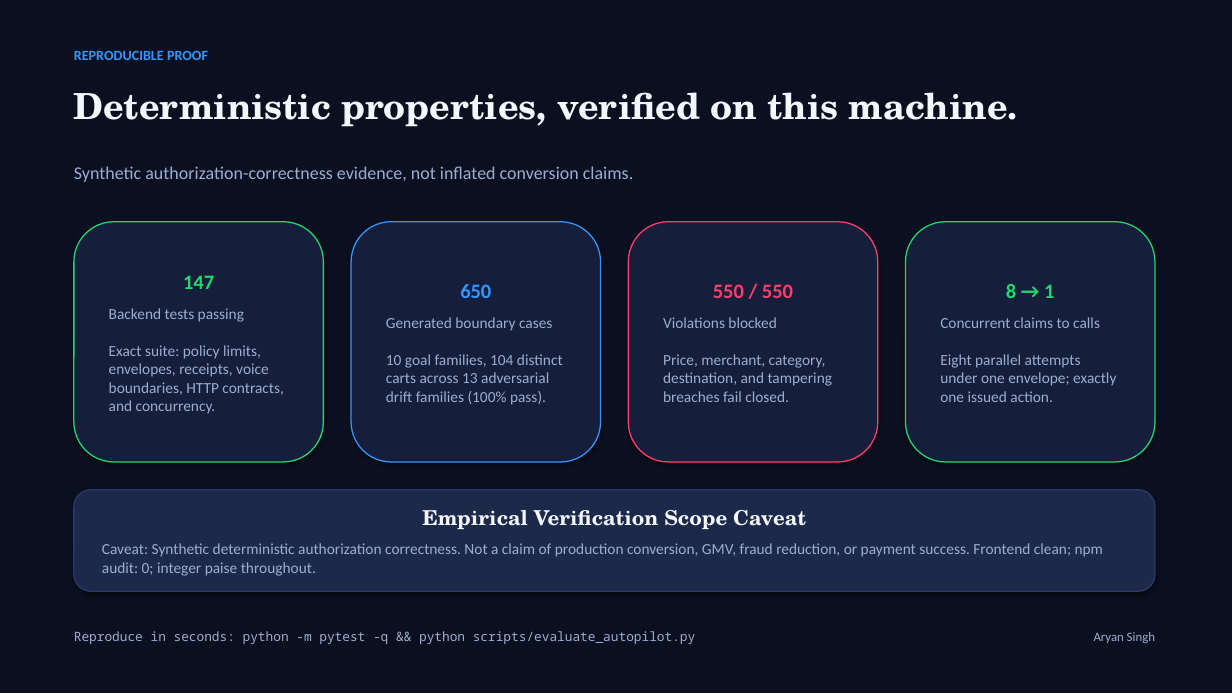
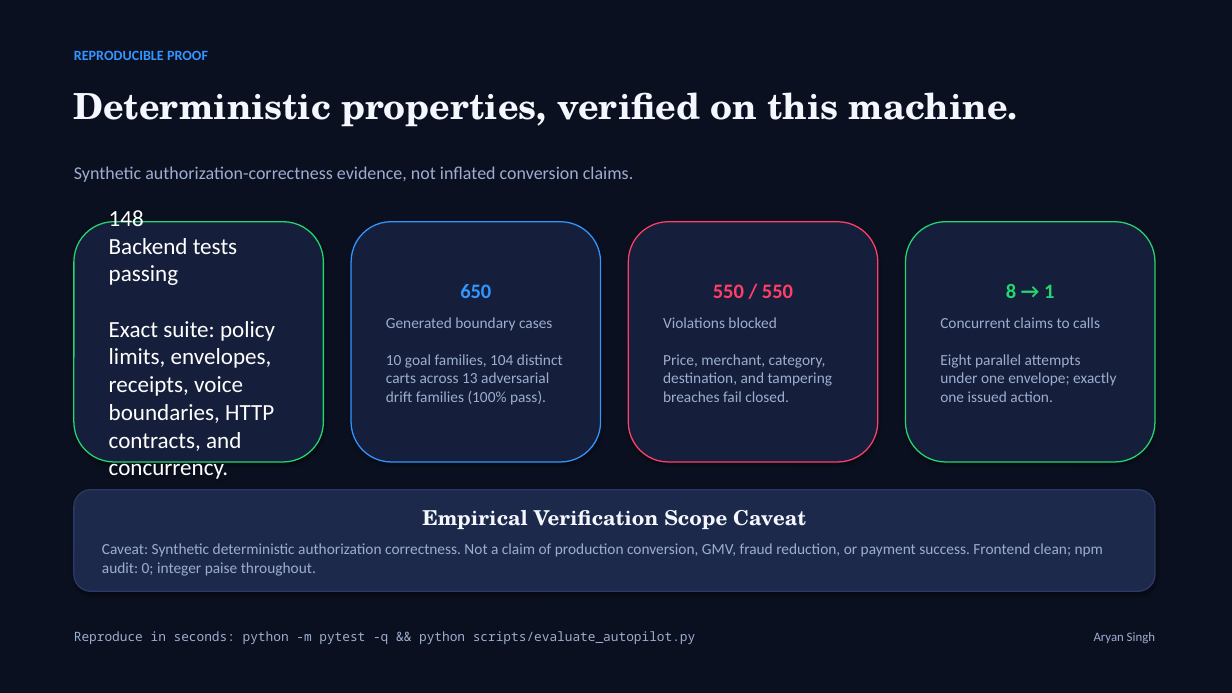
Before and after one commit to its-aryansingh/action-firewall, a slide deck: slide 8 of docs/Razorpay_Buildathon_Action_Firewall_Deck.pptx. Drawn at 1232x693 pixels with LibreOffice and Linux fonts; fonts in the diff are those of the drawing. Boxes give left, top, right and bottom in pixels: in the first picture for what was removed or moved away, otherwise in the second. Text is boxed around its words. In the diff, an @@ line names an element or a change of style, - is before the commit and + after.

```diff
--- a/docs/Razorpay_Buildathon_Action_Firewall_Deck.pptx
+++ b/docs/Razorpay_Buildathon_Action_Firewall_Deck.pptx
@@ text in rounded rectangle at <box>109,210,144,226</box>: text changed; size 16 to 18 pt; text colour #23D66F to #FFFFFF; bold off @@
-147
+148
@@ text in rounded rectangle at <box>109,238,275,451</box>: size 12 to 18 pt, text colour #9CAED0 to #FFFFFF @@
```
Also in this commit, not shown: 2 other slides changed, 22 other files.
